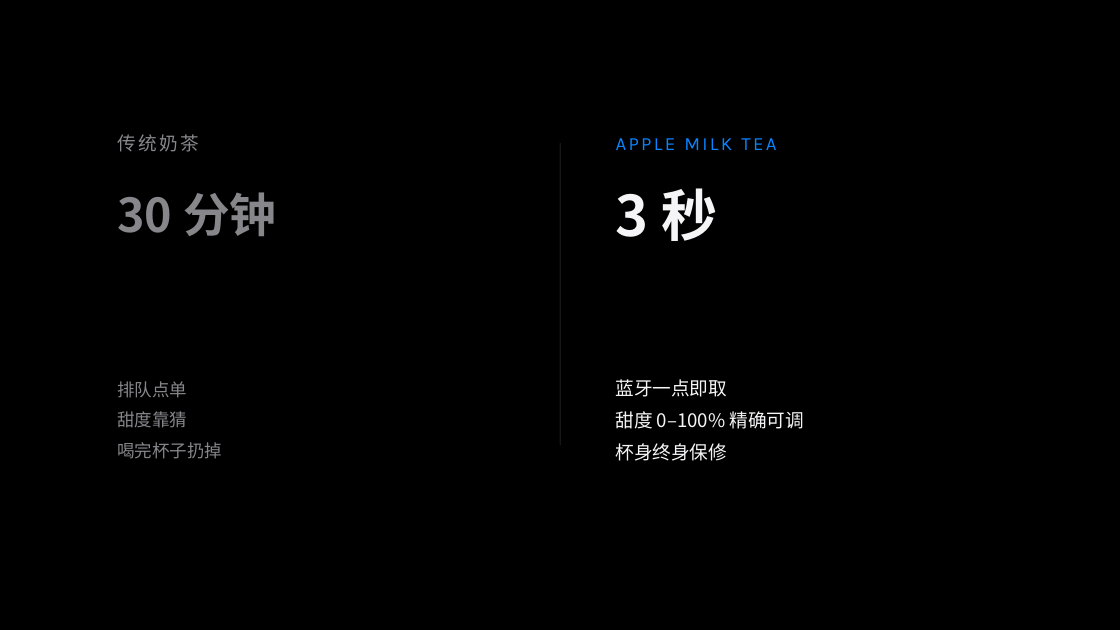
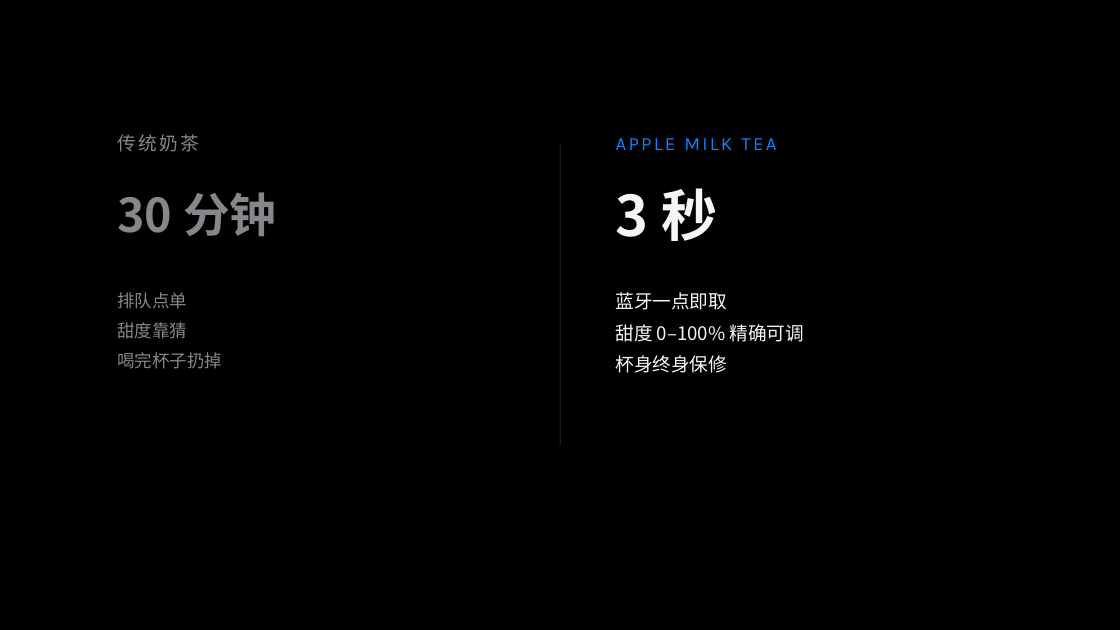
Before and after one commit to xuboboo/apple-keynote-ppt, a slide deck: slide 7 of assets/example_deck.pptx. Drawn at 1120x630 pixels with LibreOffice and Linux fonts; fonts in the diff are those of the drawing. Boxes give left, top, right and bottom in pixels: in the first picture for what was removed or moved away, otherwise in the second. Text is boxed around its words. In the diff, an @@ line names an element or a change of style, - is before the commit and + after.

```diff
--- a/assets/example_deck.pptx
+++ b/assets/example_deck.pptx
@@ text "排队点单" at <box>117,292,222,369</box>: vertical alignment middle to top @@
@@ text "蓝牙一点即取" at <box>616,292,804,373</box>: vertical alignment middle to top @@
```
Also in this commit, not shown: 1 other slide changed, 27 other files.
